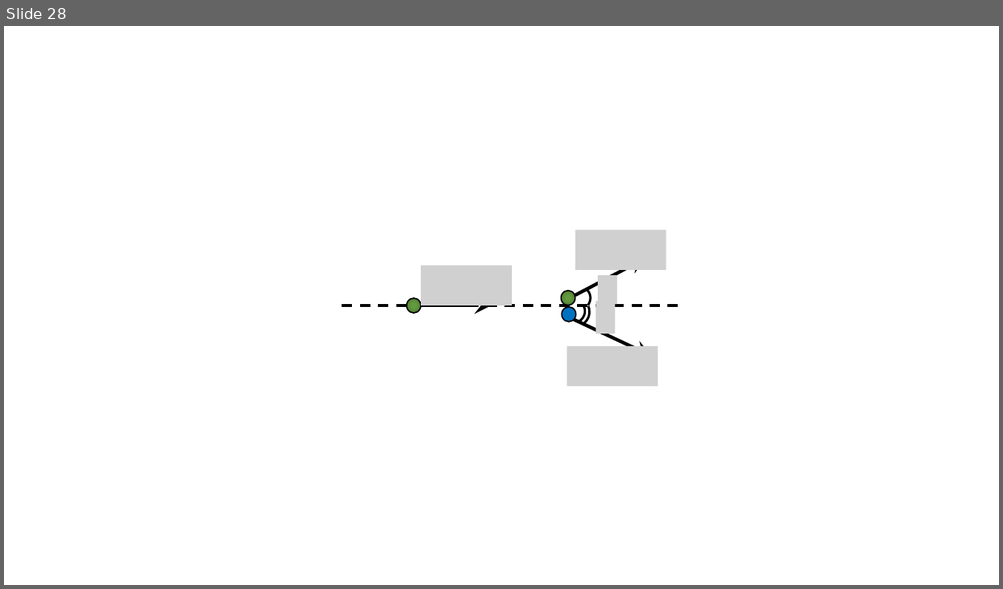
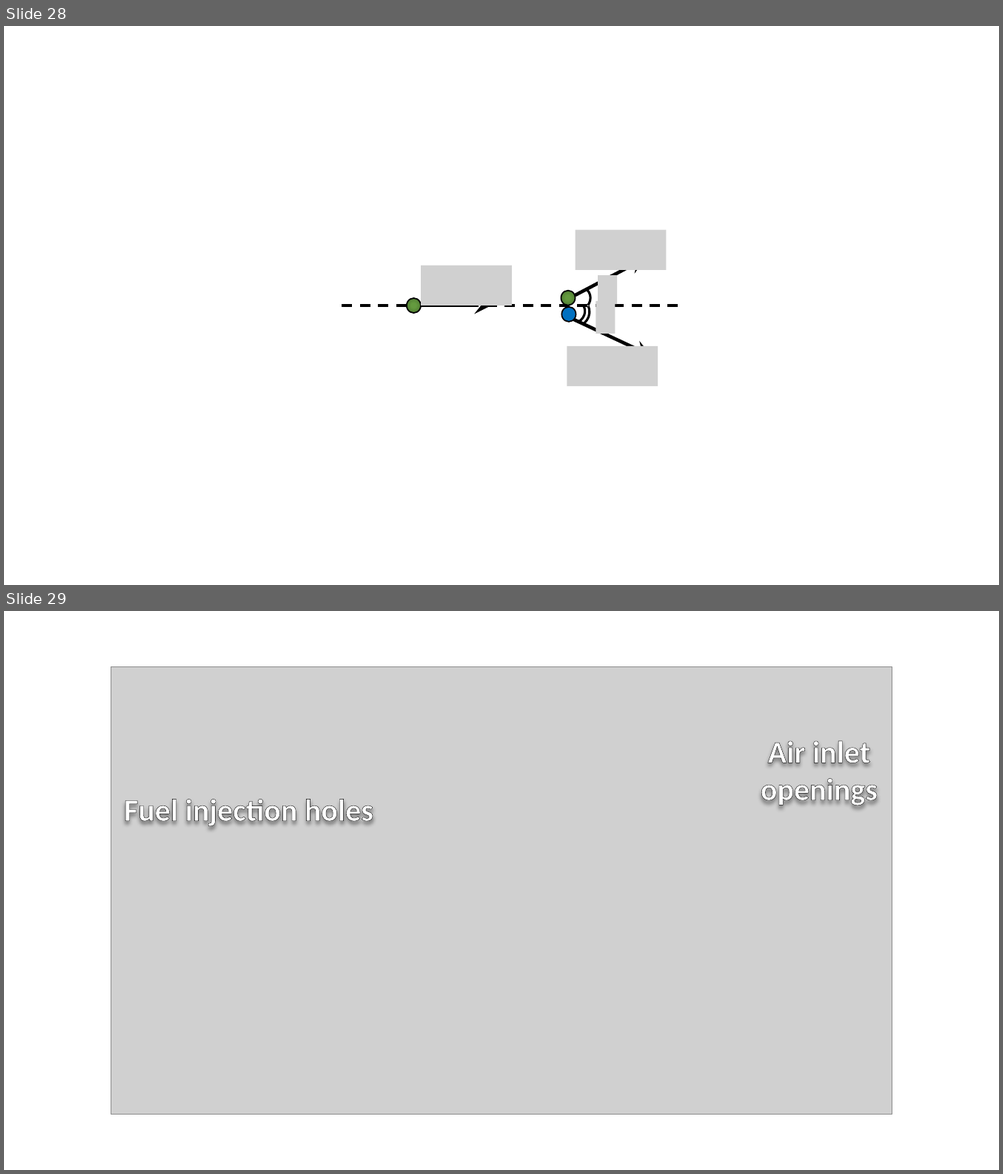
Before and after one commit to savchenko-physics/savchenko-physics.github.io, a slide deck: volunteer/Drawings.pptx. Shown one above the other, each under a label of ours: slide 28 before the commit, slides 28 and 29 after it. The pictures are 1003x589 and 1003x1174 pixels, drawn with LibreOffice and Linux fonts; fonts in the diff are those of the drawing; grey boxes stand for pictures. Boxes give left, top, right and bottom in pixels: in the first picture for what was removed or moved away, otherwise in the second. Text is boxed around its words. In the diff, an @@ line names an element or a change of style, - is before the commit and + after.

```diff
--- a/volunteer/Drawings.pptx
+++ b/volunteer/Drawings.pptx
@@ slide 29 added at (x1=4, y1=611, x2=999, y2=1170), background #FFFFFF @@
@@ picture added at (x1=111, y1=667, x2=892, y2=1115) @@
@@ text added at (x1=760, y1=741, x2=877, y2=808), 30 pt, text #FFFFFF, bold @@
+Air inlet openings
@@ text added at (x1=124, y1=799, x2=373, y2=829), 30 pt, text #FFFFFF, bold @@
+Fuel injection holes
```
Also in this commit, not shown: 8 other files.
